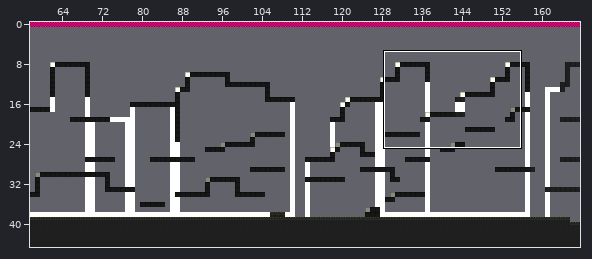
One commit to this Tiled map: MagnetBoy/MagnetBoy/MagnetBoyContent/WillysMap.tmx. Above, an overview of the earlier version with the close-up marked.
Close-up. Old version:
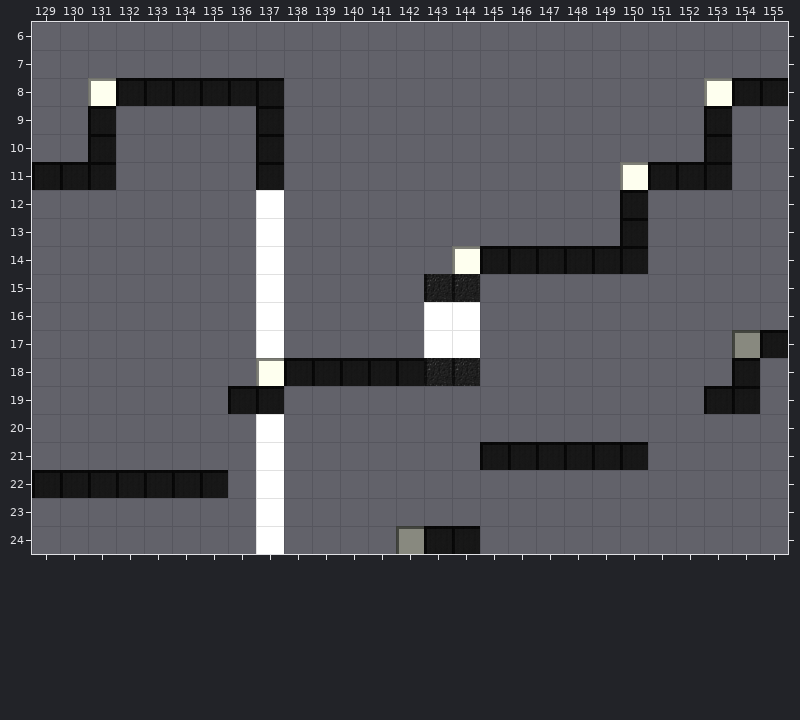
Cells are 32x32 px. Shown: x 129..155, y 6..24. The commit also changed other parts of the map, which this record leaves out. Tiles whose own drawing changed are shown in their newer look in all pictures.
Now the later version:
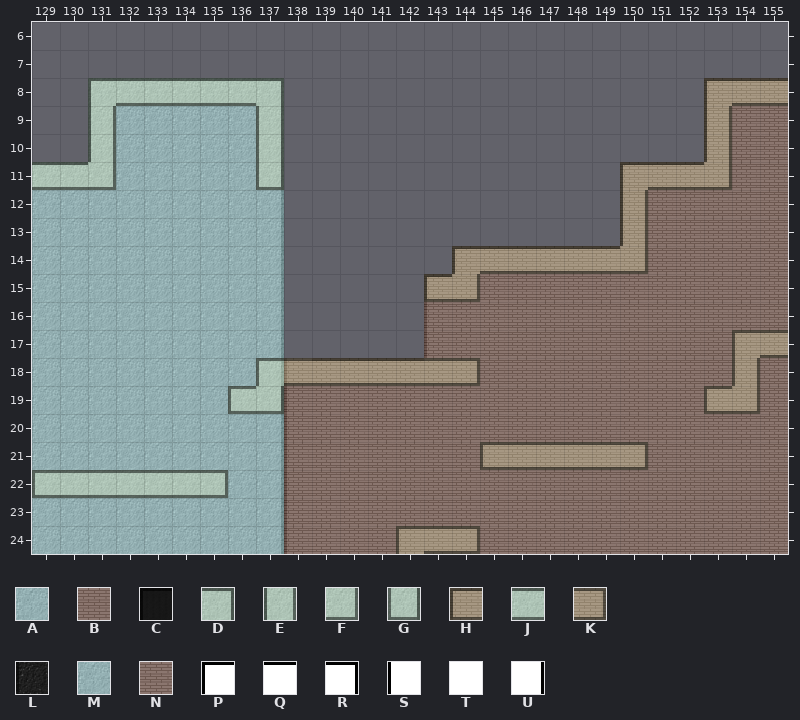
Key: from "cityPaint": A 1, B 3; from "citySolid": C 0, D 2, E 15, F 26, G 27, H 36, J 37, K 38, L 72; from "cityTexture": M 1, N 2; from "genericBlock": P 0, Q 1, R 2, S 8, T 9, U 10.
_ is an empty cell, # one hidden under a higher layer.
See-through tiles are keyed as they look on the map.
Edits made:
Layer "block":
y 8: x 131..137 T###### -> PQQQQQR; x 153..155 T## -> PQQ
y 9..10: x 131..137 #_____# -> STTTTTU; x 153..155 #__ -> STT
y 11: x 129..130 ## -> QQ; x 132..137 _____# -> TTTTTU; x 150..152 T## -> PQQ; x 154..155 __ -> TT
y 12..13: x 129..137 ________T -> TTTTTTTTU; x 150..155 #_____ -> STTTTT
y 14: x 129..137 ________T -> TTTTTTTTU; x 144..155 T#####______ -> PQQQQQTTTTTT
y 15: x 129..137 ________T -> TTTTTTTTU; x 143 # -> P; x 145..155 ___________ -> TTTTTTTTTTT
y 16..17: x 129..137 ________T -> TTTTTTTTU; x 143 T -> S; x 145..155 ___________ -> TTTTTTTTTTT
y 18: x 129..142 ________T##### -> TTTTTTTTUSQQQQ; x 145..155 ___________ -> TTTTTTTTTTT
y 19: x 129..155 ________#__________________ -> TTTTTTTTUSTTTTTTTTTTTTTTTTT
y 20..24: x 129..155 ________T__________________ -> TTTTTTTTUSTTTTTTTTTTTTTTTTT
Layer "paint":
y 8..10: x 131..137 _______ -> AAAAAAA; x 153..155 ___ -> BBB
y 11..13: x 129..137 _________ -> AAAAAAAAA; x 150..155 ______ -> BBBBBB
y 14: x 129..137 _________ -> AAAAAAAAA; x 144..155 ____________ -> BBBBBBBBBBBB
y 15..17: x 129..137 _________ -> AAAAAAAAA; x 143..155 _____________ -> BBBBBBBBBBBBB
y 18..24: x 129..155 ___________________________ -> AAAAAAAAABBBBBBBBBBBBBBBBBB
Layer "texture":
y 8..10: x 131..137 _______ -> MMMMMMM; x 153..155 ___ -> NNN
y 11..13: x 129..137 _________ -> MMMMMMMMM; x 150..155 ______ -> NNNNNN
y 14: x 129..137 _________ -> MMMMMMMMM; x 144..155 ____________ -> NNNNNNNNNNNN
y 15..17: x 129..137 _________ -> MMMMMMMMM; x 143..155 _____________ -> NNNNNNNNNNNNN
y 18..24: x 129..155 ___________________________ -> MMMMMMMMMNNNNNNNNNNNNNNNNNN
Layer "Eric":
y 8: x 132..137 CCCCCC -> JJJJJD; x 154..155 CC -> JJ
y 9..10: x 131 C -> E; x 137 C -> E; x 153 C -> E
y 11: x 129..131 CCC -> JJF; x 137 C -> G; x 151..153 CCC -> JJF
y 12..13: x 150 C -> E
y 14: x 145..150 CCCCCC -> JJJJJF
y 15: x 143..144 LL -> HF
y 17: x 155 C -> J
y 18: x 138..144 CCCCCLL -> JJJJJJK; x 154 C -> E
y 19: x 136..137 CC -> HF; x 153..154 CC -> HF
y 21: x 145..150 CCCCCC -> HJJJJK
y 22: x 129..135 CCCCCCC -> HJJJJJK
y 24: x 143..144 CC -> JK
